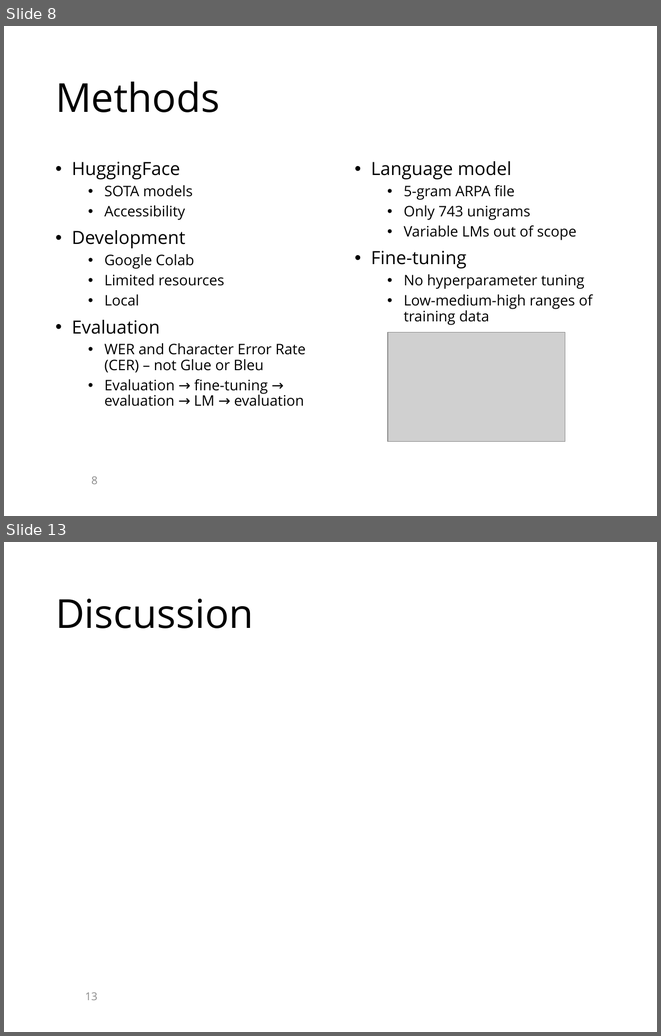
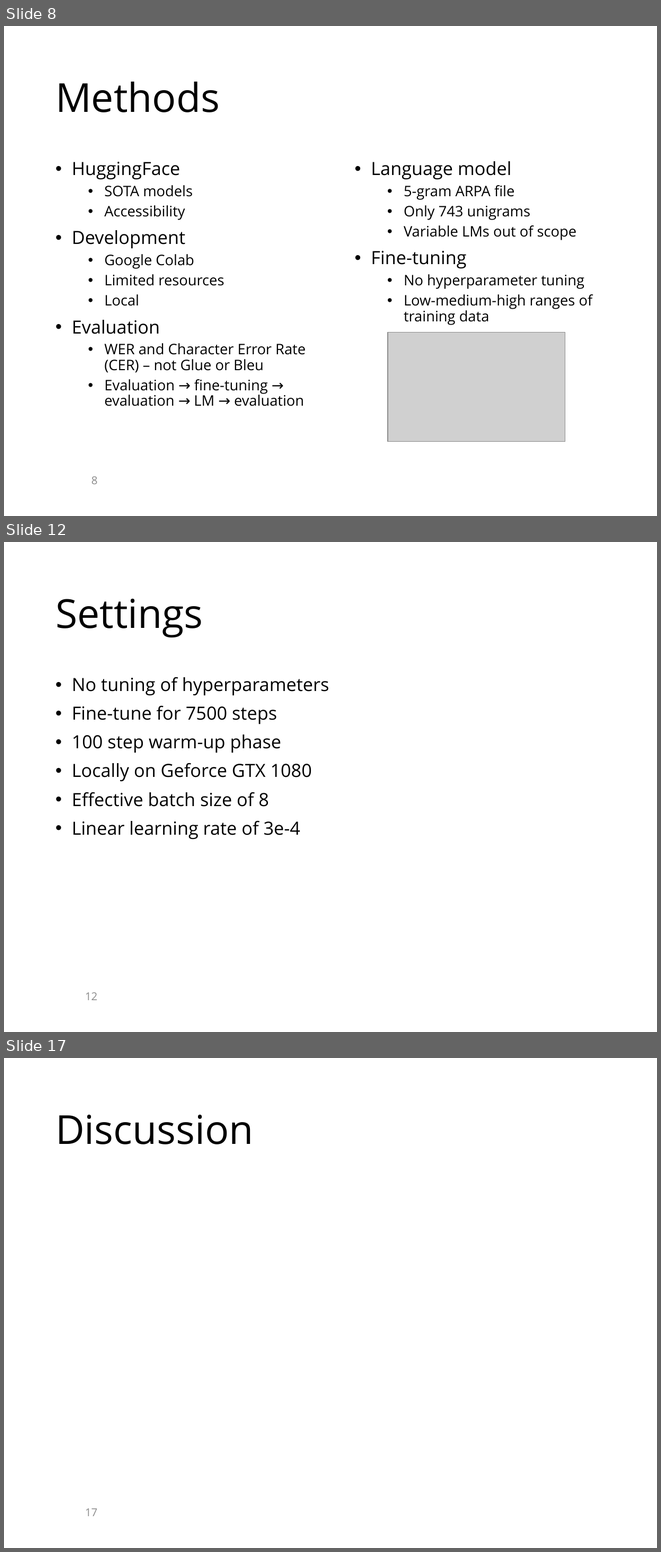
Before and after one commit to KaranChand/ATC, a slide deck: PowerPoint_presentation_template.pptx. Shown one above the other, each under a label of ours: slides 8 and 13 before the commit, slides 8, 12 and 17 after it; the slides between them are not shown. The pictures are 661x1036 and 661x1552 pixels, drawn with LibreOffice and Linux fonts; fonts in the diff are those of the drawing; grey boxes stand for pictures; background and template pictures are left out. Boxes give left, top, right and bottom in pixels: in the first picture for what was removed or moved away, otherwise in the second. Text is boxed around its words. In the diff, an @@ line names an element or a change of style, - is before the commit and + after.

```diff
--- a/PowerPoint_presentation_template.pptx
+++ b/PowerPoint_presentation_template.pptx
@@ slide 12 added at [4, 542, 657, 1032], background picture (left out) @@
@@ title added at [55, 598, 203, 637], 44 pt, text #000000 @@
+Settings
@@ text added at [72, 677, 329, 839], 20 pt, text #000000 @@
+• No tuning of hyperparameters
+• Fine-tune for 7500 steps
+• 100 step warm-up phase
+• Locally on Geforce GTX 1080
+• Effective batch size of 8
+• Linear learning rate of 3e-4
@@ page number added at [85, 992, 97, 1000], 12 pt, text #8C8C8C @@
+12
@@ what was slide 13 is now slide 17 @@
@@ page number at [85, 1508, 97, 1516]: text changed @@
-13
+17
```
Also in this commit, not shown: 3 slides changed, 4 other slides added, 1 slide removed.
